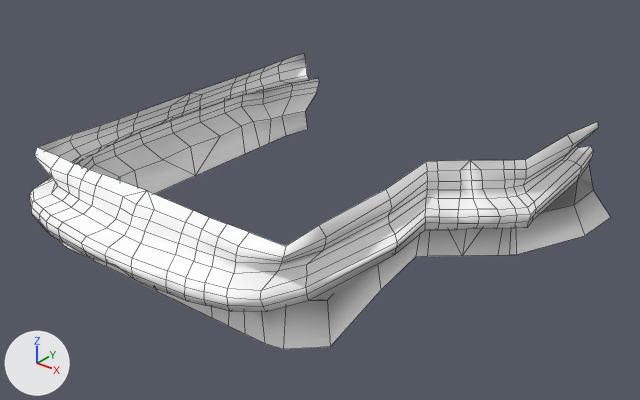
Renders of the FBX model Flockpit/Assets/Models/wall_baggage.fbx from each side of a commit.
Before and after are seen from a 50 mm lens placed at (-4.2, -192.5, 48.0), pointed at (-83.0, -94.0, -13.1). Lighting does not change. The marker at lower left points along +X, +Y and +Z. Mesh edges are drawn as thin lines.

Objects in the first picture: 'pasted__pasted__pasted__glass_wall'.
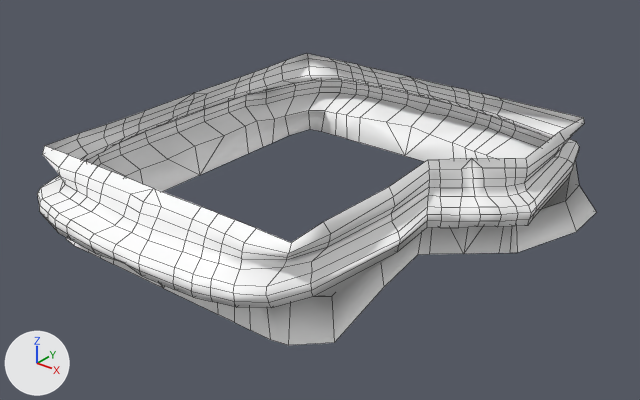
Changed parts and their boxes [x1, y1, x2, y2] in the pictures (640 x 400 px; the box of a moved part takes in the faces that stretch with it):
'pasted__pasted__pasted__glass_wall', reshaped, moved, rescaled: before [29, 53, 611, 349]; after [37, 53, 596, 345]
part 1 of me_mesh, built on: before [516, 122, 611, 255]; after [307, 54, 596, 253]
part 2 of me_mesh, moved or reshaped: before [34, 148, 146, 197]; after [42, 146, 154, 194]
part 3 of me_mesh, moved or reshaped: before [147, 191, 286, 257]; after [154, 189, 291, 253]

Diff of the bpy script that builds the scene:
```diff
--- a/Flockpit/Assets/Models/wall_baggage.fbx.py
+++ b/Flockpit/Assets/Models/wall_baggage.fbx.py
@@ me_mesh @@
 # used by ob_pasted__pasted__pasted__glass_wall; parent = ob_pasted__pasted__group11; location = (260.5, -895.4, -6897.0); scale = (0.481, 0.481, 0.62)
 # verts and faces of me_mesh; kept vertices keep their numbers, new ones are numbered from 401
 # before: 173 (-27.0, -258.0, -7550.0) at pixel (87, 168), 174 (1348.0, -256.0, -7515.0) at pixel (59, 156), 251 (594.0, -257.0, -7534.0) at pixel (74, 163), 262 (-659.0, -260.0, -7529.0) at pixel (102, 174)
 # before: 302 (-5018.0, -258.0, -7550.0) at pixel (209, 217), 303 (-6393.0, -256.0, -7515.0) at pixel (249, 232), 379 (-5639.0, -257.0, -7534.0) at pixel (227, 223), 390 (-4387.0, -260.0, -7529.0) at pixel (193, 210)
-me_mesh.from_pydata(...)  # 401 vertices, 360 faces; spans x -11019.0..3648.0, y -3490.0..-233.0, z -8771.0..3039.0
+me_mesh.from_pydata(...)  # 520 vertices, 480 faces; spans x -10591.0..3648.0, y -3490.0..-233.0, z -8771.0..3781.0
+# me_mesh part 1
+# 11 vertices are removed from x -11019.0..-9592.0, y -3490.0..-260.0, z 1937.0..3039.0
+# 10 faces are deleted
+# 7 vertices in x -10873.0..-9746.0, y -3490.0..-508.0, z 975.0..1795.0 move by (282.0, 0.0, 0.0)
+# 4 vertices in x -10497.0..-9820.0, y -2359.0..-233.0, z 803.0..1780.0 move by (283.0, 0.0, 0.0)
+# 130 vertices are added at x -10526.0..1724.0, y -3490.0..-256.0, z 1937.0..3781.0
+# 130 new faces join them
+# me_mesh part 2
+verts[173] = (-27.0, -258.0, -7476.0)  # moved, pixel (97, 166)
+verts[174] = (1348.0, -256.0, -7481.0)  # moved, pixel (68, 154)
+verts[251] = (594.0, -257.0, -7481.0)  # moved, pixel (84, 160)
+verts[262] = (-659.0, -260.0, -7476.0)  # moved, pixel (111, 171)
+# me_mesh part 3
+verts[302] = (-5018.0, -258.0, -7476.0)  # moved, pixel (218, 213)
+verts[303] = (-6393.0, -256.0, -7481.0)  # moved, pixel (256, 228)
+verts[379] = (-5639.0, -257.0, -7481.0)  # moved, pixel (235, 219)
+verts[390] = (-4387.0, -260.0, -7476.0)  # moved, pixel (201, 206)
 me_mesh.materials.append(mat_mat_wall_baggage)
@@ ob_pasted__pasted__pasted__glass_wall @@
 ob_pasted__pasted__pasted__glass_wall.parent = ob_pasted__pasted__group11
-ob_pasted__pasted__pasted__glass_wall.location = (260.5, -895.4, -6897.0)
-ob_pasted__pasted__pasted__glass_wall.scale = (0.481, 0.481, 0.62)
+ob_pasted__pasted__pasted__glass_wall.location = (230.9, -895.4, -6843.0)
+ob_pasted__pasted__pasted__glass_wall.scale = (0.476, 0.481, 0.613)
```
